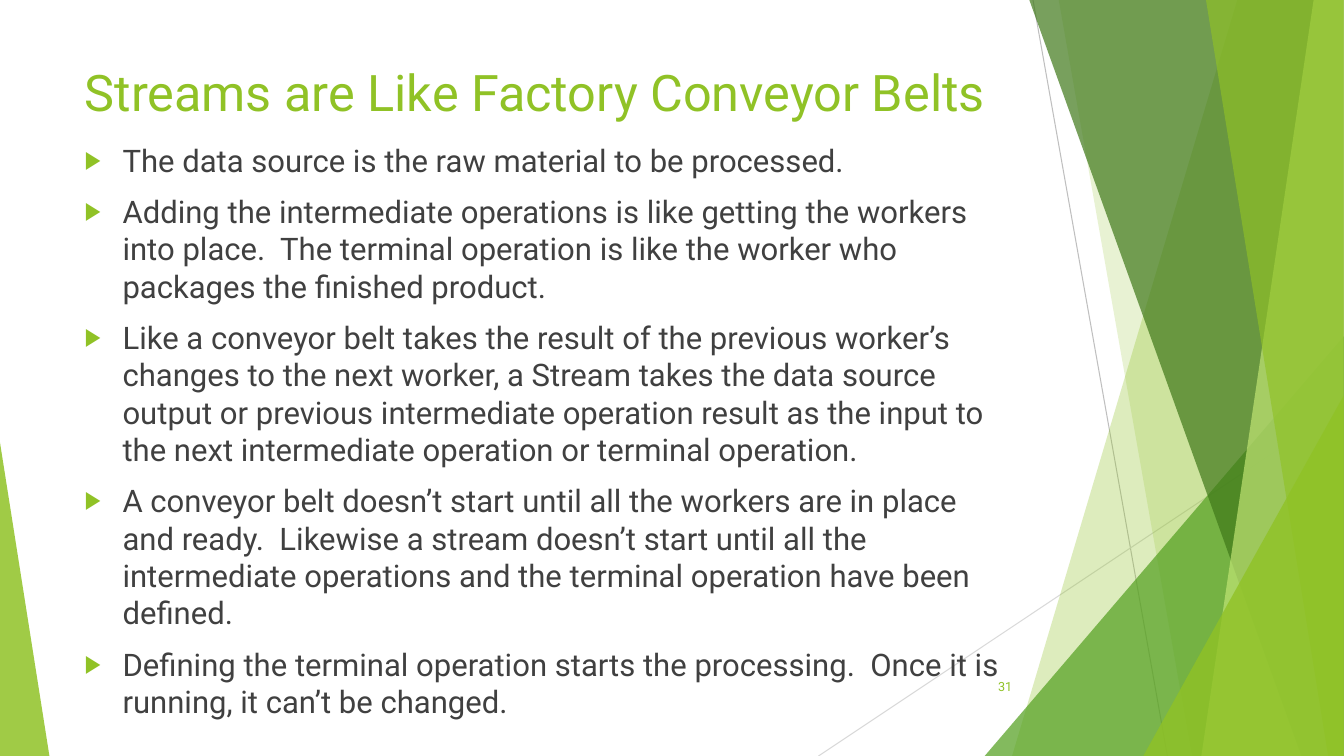
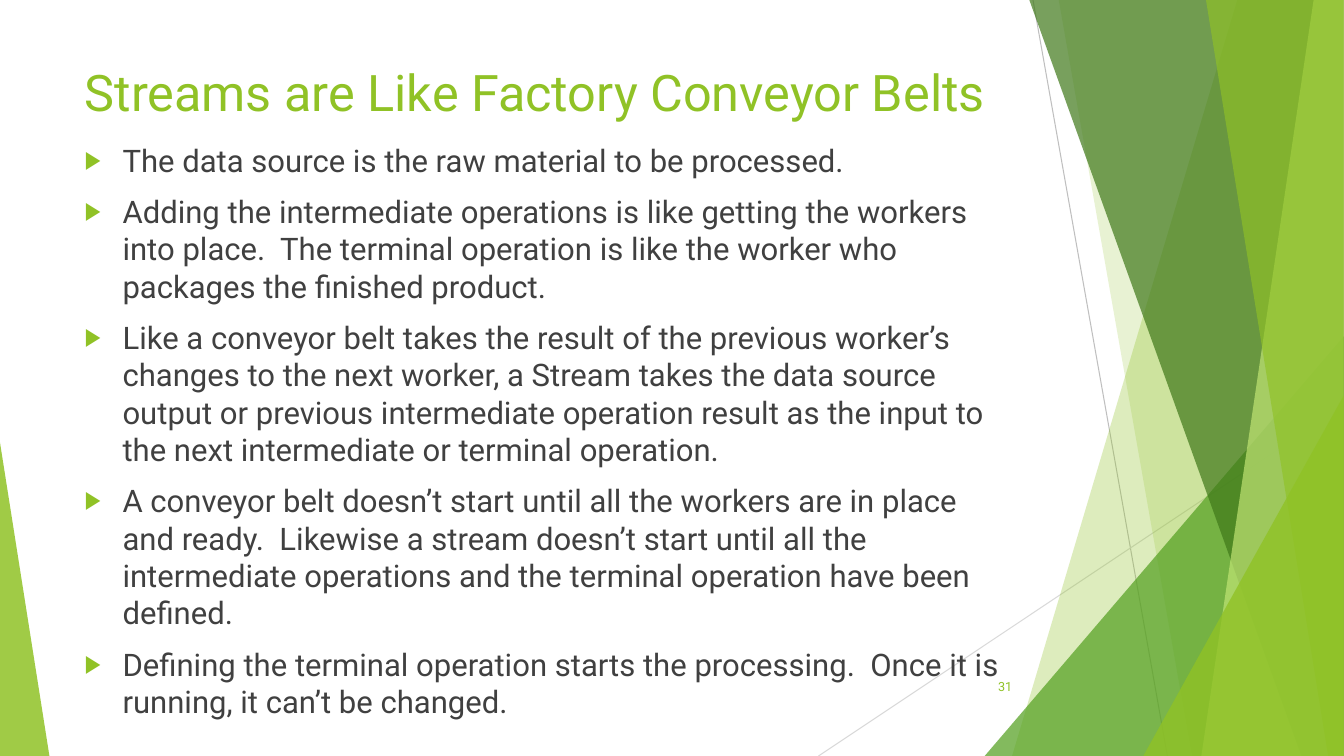
Before and after one commit to RichardRoda/2017-CodePaLOUsa-Lambda, a slide deck: slide 31 of Learning to Love the Lambda in the Stream.pptx. Drawn at 1344x756 pixels with LibreOffice and Linux fonts; fonts in the diff are those of the drawing. Boxes give left, top, right and bottom in pixels: in the first picture for what was removed or moved away, otherwise in the second. Text is boxed around its words. In the diff, an @@ line names an element or a change of style, - is before the commit and + after.

Commit message:
Add slides about sequential, parallel, ordered, and unordered streams.

```diff
--- a/Learning to Love the Lambda in the Stream.pptx
+++ b/Learning to Love the Lambda in the Stream.pptx
@@ text at bbox=[123, 325, 984, 468]: text changed @@
-▶ Like a conveyor belt takes the result of the previous worker’s changes to the next worker, a Stream takes the data source output or previous intermediate operation result as the input to the next intermediate operation or terminal operation.
+▶ Like a conveyor belt takes the result of the previous worker’s changes to the next worker, a Stream takes the data source output or previous intermediate operation result as the input to the next intermediate or terminal operation.
```
Also in this commit, not shown: 18 other slides changed, 4 slides added, 1 other file.
